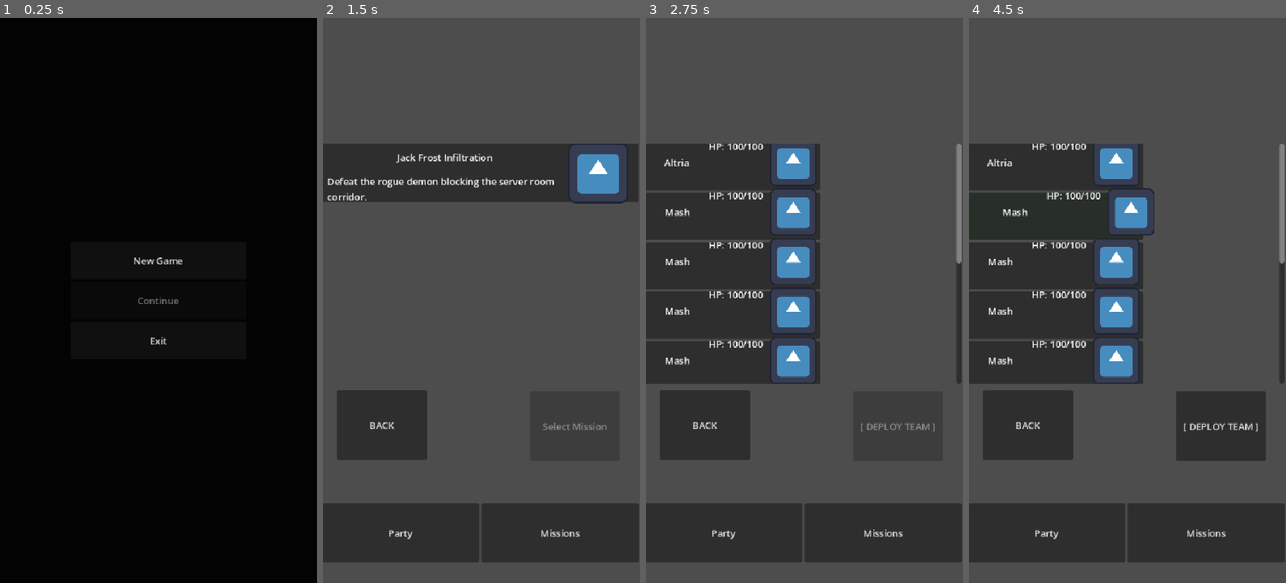
Above: before the commit, frames 1-4 (left to right).
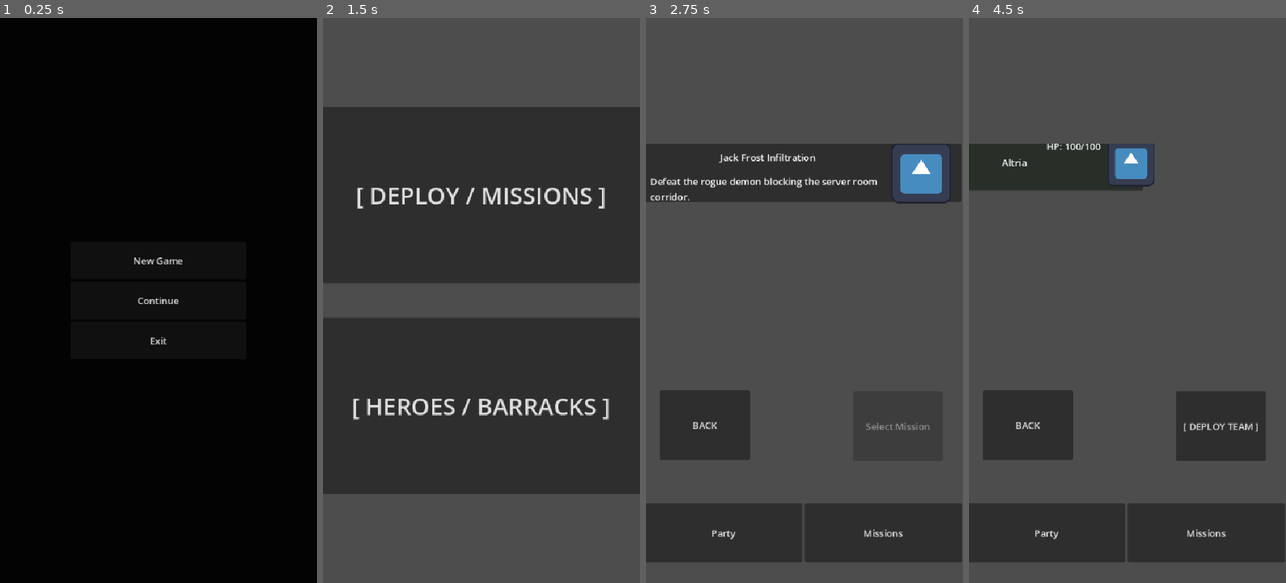
Above: after the commit, the same moments.

Repository: sofia-romao/JRPG-Mobile
Game: Godot game, scene res://scenes/main.tscn
Same seed, same stepped clock (60 frames per second), same inputs: the game is played once before the commit and once after it. The engine's default icon, where the game draws it, is replaced by a stand-in: a white triangle on a blue panel in a dark square.
Inputs (mouse positions are in pixels of both pictures, inside the frame that each line leads up to):
- Up to frame 1 (0.25 s): no input
- Up to frame 2 (1.5 s): click "New Game" at 0.5 s; click (481, 260) at 1.25 s, where only the run after the commit has a clickable "New Game"
- Up to frame 3 (2.75 s): click (801, 170) at 2.02 s
- Up to frame 4 (4.5 s): click (1054, 164) at 2.77 s; click (1054, 164) at 3.52 s; click (1054, 215) at 4.27 s

The runs differ from the first frame. In frame 1, less than 0.1% of the frame differs, in the area x 43-57%, y 49-51%; in frame 2, 59%, in the area x 0-100%, y 15-97%; in frame 3, 22%; in frame 4, 18%.

Commit message:
game juice for combat

Diff:
--- a/fgo-dialogue/combat_manager.gd
+++ b/fgo-dialogue/combat_manager.gd
@@ -6,7 +6,30 @@
 
 # CHECKING_SBA impede que qualquer herói avance ou ataque enquanto processamos mortes
 enum CombatState { INITIALIZING, HERO_TURN, ENEMY_TURN, CHECKING_SBA, VICTORY, DEFEAT }
-
+# --- DEFINIÇÃO DE CORES FORTES POR ELEMENTO (FLASH INTENSO) ---
+const ELEMENT_COLORS = {
+	"PHYSICAL": Color(1.8, 1.8, 1.8, 1.0), # Branco estourado (Brilho HDR)
+	"FIRE": Color(2.5, 0.4, 0.1, 1.0),     # Vermelho brasa incandescente
+	"ICE": Color(0.2, 1.5, 2.5, 1.0),      # Azul glacial brilhante
+	"ELEC": Color(2.5, 2.2, 0.2, 1.0),     # Amarelo relâmpago super forte
+	"HEAL": Color(0.2, 2.5, 0.5, 1.0)      # Verde cura radiante
+}
+# Renomeie a sua constante de cores atual para ENEMY_FLASH_COLORS
+const ENEMY_FLASH_COLORS = {
+	"PHYSICAL": Color(1.8, 1.8, 1.8, 1.0),
+	"FIRE": Color(2.5, 0.4, 0.1, 1.0),
+	"ICE": Color(0.2, 1.5, 2.5, 1.0),
+	"ELEC": Color(2.5, 2.2, 0.2, 1.0),
+	"HEAL": Color(0.2, 2.5, 0.5, 1.0)
+	}
+# Cores transparentes e suaves para o clarão de impacto na TELA INTEIRA (Primeira pessoa)
+const SCREEN_FLASH_COLORS = {
+	"PHYSICAL": Color(1.0, 1.0, 1.0, 0.5), # Clarão Branco translúcido
+	"FIRE": Color(1.0, 0.2, 0.0, 0.4),     # Clarão Avermelhado
+	"ICE": Color(0.0, 0.6, 1.0, 0.4),      # Clarão Azulado
+	"ELEC": Color(1.0, 0.9, 0.0, 0.5),     # Clarão Amarelado
+	"HEAL": Color(0.2, 1.0, 0.4, 0.3)      # Clarão Esverdeado
+}
 @export var damage_popup_scene: PackedScene
 
 # 📦 Arraste o seu 'HeroStatusCard.tscn' aqui pelo painel Inspector!
@@ -19,14 +42,25 @@
 var active_party_ids: Array[String] = []
 var current_hero_index: int = 0
 var input_blocked: bool = false
+# Guarda os tweens de flash ativos indexados pelo ID do herói para evitar duplicidade
+var _active_hero_flash_tweens: Dictionary = {}
+var _visual_area_original_position: Vector2 = Vector2.ZERO
 
 @export_group("Componentes de UI")
 @export var enemy_sprite: TextureRect
 @export var background_texture: TextureRect
 @export var ui_heroes_container: VBoxContainer
 @export var ui_command_buttons: Control
-@export var ui_skill_announcer: Control
 @export var enemy_hp_bar: ProgressBar
+@export var dialogue_label: RichTextLabel
+@export var ui_dialogue_box: PanelContainer
+@export var visual_area_node: Control
+@export var screen_flash_effect: ColorRect
+
+func _ready() -> void:
+	if visual_area_node:
+		_visual_area_original_position = visual_area_node.position
+
 
 ## Injeção de Dependência: A Main vai chamar esta função passando os dados do monstro!
 func initialize_combat(data: CombatData) -> void:
@@ -34,9 +68,6 @@
 	current_state = CombatState.INITIALIZING
 	input_blocked = false
 	current_hero_index = 0
-
-	if ui_skill_announcer:
-		ui_skill_announcer.hide()
 
 	if background_texture and combat_data.background:
 		background_texture.texture = combat_data.background
@@ -50,7 +81,8 @@
 	if enemy_hp_bar:
 		enemy_hp_bar.max_value = spawned_enemy.get_max_hp()
 		enemy_hp_bar.value = spawned_enemy.current_hp
-
+	if ui_dialogue_box:
+		ui_dialogue_box.hide()
 	# 1. Filtra a equipe viva e instancia os nós dos cartões na árvore (PartyContainer)
 	_update_active_party_list()
 
@@ -75,8 +107,9 @@
 
 	_manage_ui_highlight(hero_id)
 	input_blocked = false
-	ui_command_buttons.show_commands_for(hero_id)
-
+
+	# Revela os botões retirando a sobreposição de diálogo
+	_alternar_interface_combate(true, hero_id)
 func _finish_current_hero_turn() -> void:
 	input_blocked = true
 	current_hero_index += 1
@@ -85,8 +118,16 @@
 
 func _start_enemy_turn() -> void:
 	current_state = CombatState.ENEMY_TURN
-	if ui_command_buttons: ui_command_buttons.hide_commands()
-	await get_tree().create_timer(0.4).timeout
+
+	# Ativa a sobreposição imediatamente (não há frames vazios, nada pula!)
+	_alternar_interface_combate(false)
+
+	if ui_dialogue_box:
+		var label = ui_dialogue_box.get_node_or_null("DialogueLabel") as RichTextLabel
+		if label:
+			label.text = "[center]Turno do Inimigo...[/center]"
+
+	await get_tree().create_timer(0.6).timeout
 	_execute_enemy_attack()
 
 func _finish_enemy_turn() -> void:
@@ -110,6 +151,8 @@
 	spawned_enemy.receive_combat_damage(damage_dealt, element)
 	_trigger_enemy_damage_popup(damage_dealt, element)
 
+	_flash_enemy_color(element)
+	_trigger_enemy_shake(10.0)
 	# 2. Roda a State-Based Action para verificar mortes ANTES de avançar o turno
 	_run_state_based_actions()
 
@@ -161,6 +204,8 @@
 	var damage_base: int = int(hero_state.get_attack() * skill.damage_multiplier)
 	spawned_enemy.receive_combat_damage(damage_base, skill.element_type)
 	_trigger_enemy_damage_popup(damage_base, skill.element_type)
+	_flash_enemy_color(skill.element_type)
+	_trigger_enemy_shake(10.0)
 	# 🔊 2. Toca o som de impacto no momento exato do popup de dano
 	if skill.sound_impact:
 		AudioManager.play_sfx(skill.sound_impact)
@@ -221,7 +266,6 @@
 		_run_state_based_actions()
 		return
 
-	# 1. 🎯 Escolhe o herói alvo de forma direta por código (Pula qualquer UI)
 	var random_index: int = randi() % active_party_ids.size()
 	var target_hero_id: String = active_party_ids[random_index]
 	var target_hero = PlayerData.get_hero(target_hero_id)
@@ -230,64 +274,62 @@
 		_finish_enemy_turn()
 		return
 
-	# 2. 🎲 Tabela de Decisão da IA (60% de chance de usar magia se tiver MP, 40% ataque físico)
-	var choice_roll = randf() # Gera um número aleatório entre 0.0 e 1.0
+	var choice_roll = randf()
 	var used_skill: SkillData = null
 
-	# Se o monstro tiver skills na lista e o dado rolar para magia (menor que 0.60)
 	if not spawned_enemy.blueprint.skill_list.is_empty() and choice_roll < 0.60:
 		var random_skill_id = spawned_enemy.blueprint.skill_list.pick_random()
 		var candidate_skill = SkillsDatabase.get_skill(random_skill_id)
-
-		# Checa se o monstro tem MP suficiente para pagar o rito da magia
 		if candidate_skill and spawned_enemy.current_mp >= candidate_skill.mp_cost:
 			used_skill = candidate_skill
 
-	# 3. 🎬 Execução da Ação Escolhida
-		# --- TRECHO DA IA DENTRO DE _execute_enemy_attack ---
+	# Configuração padrão de ataque
+	var damage_base = spawned_enemy.get_attack()
+	var element = "PHYSICAL"
+	var action_name = "Ataque Básico"
+
 	if used_skill != null:
 		spawned_enemy.modify_mp(-used_skill.mp_cost)
-		print("👹 [IA Combat] Jack Frost casts %s!" % used_skill.name)
-		# 🔊 Toca o som de conjuração do inimigo
+		damage_base = int(spawned_enemy.get_attack() * used_skill.damage_multiplier)
+		element = used_skill.element_type
+		action_name = used_skill.name
 		if used_skill.sound_cast:
 			AudioManager.play_sfx(used_skill.sound_cast)
-		# 📺 PISCAR SECO DO SEU LETREIRO (Sem precisar de script no nó!)
-		if ui_skill_announcer:
-			ui_skill_announcer.text = used_skill.name.to_upper() # Injeta "BUFU" ou "AGI"
-
-			# Como o 'Panel' é o pai da Label, pegamos o pai e damos .show() nele!
-			var panel_node = ui_skill_announcer.get_parent() as Control
-			if panel_node: panel_node.show()
-
-			await get_tree().create_timer(0.4).timeout # Espera rapidinho
-
-			if panel_node: panel_node.hide() # Esconde o painel na hora do impacto do dano
-
-		var damage_base = int(spawned_enemy.get_attack() * used_skill.damage_multiplier)
-		target_hero.take_damage_combat(damage_base, used_skill.element_type)
-		_trigger_damage_popup(target_hero_id, damage_base, used_skill.element_type)
-		# 🔊 Toca o som de impacto no herói
-		if used_skill.sound_impact:
-			AudioManager.play_sfx(used_skill.sound_impact)
+
+	# 📢 ANUNCIANTE VISUAL (Injeta o texto na caixa que já está visível)
+	if dialogue_label:
+		dialogue_label.text = "[center]O inimigo usa [b]%s[/b]![/center]" % action_name.to_upper()
+
+	await get_tree().create_timer(0.6).timeout # Tempo para o jogador ler o anúncio
+
+	# Executa o dano real no herói
+	if used_skill != null:
+		target_hero.take_damage_combat(damage_base, element)
 	else:
-		# Ataque físico básico comum se não escolher magia
-		var damage_dealt = spawned_enemy.get_attack()
-		target_hero.take_damage_combat(damage_dealt, "PHYSICAL")
-		_trigger_damage_popup(target_hero_id, damage_dealt, "PHYSICAL")
-	# ---------------------------------------------------
-
-	# 4. 🧼 Atualiza a interface móvel dos heróis e roda a SBA
+		target_hero.take_damage_combat(damage_base, "PHYSICAL")
+
+	_trigger_damage_popup(target_hero_id, damage_base, element)
+
+	# 💥 JUICE VISUAL DE PRIMEIRA PESSOA:
+	_trigger_screen_flash(element)  # Clarão na tela inteira com a cor elemental
+	_trigger_screen_shake(15.0)     # Sacode o VisualArea independentemente
+
+	if used_skill != null and used_skill.sound_impact:
+		AudioManager.play_sfx(used_skill.sound_impact)
+
+	# Atualiza os números textuais da barra dos heróis
 	_update_hero_ui_display(target_hero_id)
 
 	if target_hero.current_hp <= 0:
 		active_party_ids.remove_at(random_index)
 
+	# Aguarda o clarão e o tremor assentarem para o jogador ver o resultado
+	await get_tree().create_timer(1.0).timeout
+
 	_run_state_based_actions()
 
 	if current_state == CombatState.ENEMY_TURN:
 		_finish_enemy_turn()
-
-# --- 🃏 STATE-BASED ACTIONS (ESTILO MTG) ---
 
 func _run_state_based_actions() -> void:
 	# Guarda o estado original para saber se mudou
@@ -309,6 +351,7 @@
 	# Se ninguém morreu, devolve o estado para o fluxo continuar de onde parou
 	current_state = original_state
 
+## Executa o encerramento da cena de forma estrita e isolada
 ## Executa o encerramento da cena de forma estrita e isolada
 func _on_combat_settled(victory: bool) -> void:
 	input_blocked = true
@@ -317,6 +360,11 @@
 
 	AudioManager.stop_bgm(0.4)
 	print("🏁 [SBA System] Combat strictly settled. Victory: ", victory)
+
+	# 💀 SE FOR VITÓRIA: Roda a animação de morte do monstro antes de fechar a tela!
+	if victory and enemy_sprite:
+		await _animate_enemy_defeat()
+
 	combat_finished.emit(victory)
 
 # --- SISTEMAS DE UI ---
@@ -386,3 +434,126 @@
 	tween.tween_property(popup, "global_position:y", popup.global_position.y - 40, 0.6)
 	tween.tween_property(popup, "modulate:a", 0.0, 0.6)
 	tween.chain().tween_callback(popup.queue_free)
+
+# --- FUNÇÕES DE JUICE VISUAL (TWEEN DE CORES) ---
+
+# Faz o sprite do inimigo mudar de cor ao receber dano do jogador
+func _flash_enemy_color(element_type: String) -> void:
+	if not enemy_sprite: return
+	var target_color = ENEMY_FLASH_COLORS.get(element_type, Color(1.5, 1.5, 1.5, 1.0))
+	var tween = create_tween()
+	enemy_sprite.modulate = target_color
+	tween.tween_property(enemy_sprite, "modulate", Color.WHITE, 0.8).set_trans(Tween.TRANS_SINE).set_ease(Tween.EASE_OUT)
+
+# Faz o Card de Status do Herói dar um Flash Intenso ao receber o golpe do monstro
+func _flash_hero_card_color(hero_id: String, element_type: String) -> void:
+	if not ui_heroes_container: return
+	var hero_card = ui_heroes_container.get_node_or_null(hero_id)
+
+	if hero_card:
+		# 1. Resgata a cor original base do herói (SMT Style)
+		var hero_state = PlayerData.get_hero(hero_id)
+		var original_color = Color.WHITE
+		if hero_state and hero_state.blueprint and "theme_color" in hero_state.blueprint:
+			original_color = hero_state.blueprint.theme_color
+
+		# 2. 🛡️ SE JÁ EXISTIR UM TWEEN RODANDO NESSE HERÓI, MATA ELE IMEDIATAMENTE!
+		if _active_hero_flash_tweens.has(hero_id) and _active_hero_flash_tweens[hero_id] is Tween:
+			if _active_hero_flash_tweens[hero_id].is_valid():
+				_active_hero_flash_tweens[hero_id].kill() # Interrompe o processo duplicado
+
+		# 3. Cria o novo gerenciador de interpolação
+		var tween = create_tween()
+		_active_hero_flash_tweens[hero_id] = tween
+
+		# 4. Define a cor estourada do elemento
+		var target_color = ELEMENT_COLORS.get(element_type, Color(1.5, 1.5, 1.5, 1.0))
+
+		# ⚡ FRAME ZERO: Força o card a assumir o brilho elemental puro
+		hero_card.modulate = target_color
+
+		# ⏳ 1 SEGUNDO: Esmaece de volta para a identidade visual exata do personagem
+		tween.tween_property(hero_card, "modulate", original_color, 1.0).set_trans(Tween.TRANS_SINE).set_ease(Tween.EASE_OUT)
+
+		# 🔒 GARANTIA: Remove a referência do dicionário quando a animação concluir com sucesso
+		tween.tween_callback(func():
+			hero_card.modulate = original_color
+			_active_hero_flash_tweens.erase(hero_id)
+		)
+
+## Alterna de forma segura entre a interface do jogador e o anúncio de texto
+func _alternar_interface_combate(mostrar_comandos: bool, hero_id: String = "") -> void:
+	if mostrar_comandos:
+		# Esconde a sobreposição para revelar os botões por baixo
+		if ui_dialogue_box:
+			ui_dialogue_box.hide()
+		if ui_command_buttons:
+			ui_command_buttons.show_commands_for(hero_id)
+	else:
+		# Mostra a caixa de diálogo por cima de tudo, cobrindo os botões e bloqueando cliques
+		if ui_dialogue_box:
+			ui_dialogue_box.show()
+# Faz o monstro piscar intensamente na tela ao tomar um golpe do jogador
+
+# Faz a tela mobile inteira piscar com a cor do elemento do ataque recebido
+func _trigger_screen_flash(element_type: String) -> void:
+	if not screen_flash_effect: return
+	var flash_color = SCREEN_FLASH_COLORS.get(element_type, Color(1, 1, 1, 0.4))
+
+	var tween = create_tween()
+	screen_flash_effect.color = flash_color
+
+	var transparent_color = Color(flash_color.r, flash_color.g, flash_color.b, 0.0)
+	tween.tween_property(screen_flash_effect, "color", transparent_color, 0.8).set_trans(Tween.TRANS_SINE).set_ease(Tween.EASE_OUT)
+
+# Sacode o container de arte visual em primeira pessoa (Monstro + Background)
+func _trigger_screen_shake(intensity: float) -> void:
+	if not visual_area_node: return
+	var original_pos = _visual_area_original_position
+
+	var tween = create_tween().set_loops(4)
+	var offset_1 = Vector2(randf_range(-intensity, intensity), randf_range(-intensity, intensity))
+	var offset_2 = Vector2(randf_range(-intensity, intensity), randf_range(-intensity, intensity))
+
+	tween.tween_property(visual_area_node, "position", original_pos + offset_1, 0.02)
+	tween.tween_property(visual_area_node, "position", original_pos + offset_2, 0.02)
+	tween.chain().tween_property(visual_area_node, "position", original_pos, 0.04)
+
+# Sacode especificamente o sprite do monstro quando ele recebe um golpe do jogador
+func _trigger_enemy_shake(intensity: float) -> void:
+	if not enemy_sprite: return
+
+	# No Godot, para nós de Control dentro de containers, usamos 'position' ou 'offset'
+	# Como o seu EnemySprite é um TextureRect, vamos mexer temporariamente no seu offset de posição
+	var original_pos = enemy_sprite.position
+
+	var tween = create_tween().set_loops(4) # Repete o balanço rápido 4 vezes
+	var offset_1 = Vector2(randf_range(-intensity, intensity), randf_range(-intensity, intensity))
+	var offset_2 = Vector2(randf_range(-intensity, intensity), randf_range(-intensity, intensity))
+
+	tween.tween_property(enemy_sprite, "position", original_pos + offset_1, 0.02)
+	tween.tween_property(enemy_sprite, "position", original_pos + offset_2, 0.02)
+
+	# Garante que o monstro volta exatamente para o seu lugar de origem no layout
+	tween.chain().tween_property(enemy_sprite, "position", original_pos, 0.04)
+## Anima o monstro deslizando para baixo e virando uma silhueta preta ao morrer
+func _animate_enemy_defeat() -> void:
+	if not enemy_sprite: return
+
+	# Cria um Tween paralelo (executa movimento e cor ao mesmo tempo)
+	var tween = create_tween().set_parallel(true)
+
+	# 📐 Calcula o ponto final (a posição atual + a altura dele para sumir da tela)
+	var target_y = enemy_sprite.position.y + enemy_sprite.size.y + 50
+
+	# ⏳ Configura as duas interpolações para durarem 0.6 segundos
+	# Move para baixo suavemente
+	tween.tween_property(enemy_sprite, "position:y", target_y, 0.6)\
+		.set_trans(Tween.TRANS_SINE).set_ease(Tween.EASE_IN)
+
+	# Modula para o preto absoluto (Sombra)
+	tween.tween_property(enemy_sprite, "modulate", Color(0, 0, 0, 1.0), 0.6)\
+		.set_trans(Tween.TRANS_SINE).set_ease(Tween.EASE_OUT)
+
+	# Aguarda o Tween terminar completamente antes de liberar a linha de execução
+	await tween.finished
--- a/fgo-dialogue/command_menu.gd
+++ b/fgo-dialogue/command_menu.gd
@@ -26,6 +26,7 @@
 	mostrar_menu_principal()
 
 func mostrar_menu_principal() -> void:
+	# ✅ ALTERADO: Deixamos o painel visível para segurar o layout do VBoxContainer
 	show()
 	if main_buttons: main_buttons.show()
 	if skills_sub_menu: skills_sub_menu.hide()
@@ -42,7 +43,10 @@
 
 ## Esconde todo o painel de comandos (usado no turno do inimigo)
 func hide_commands() -> void:
-	hide()
+	# 🔒 CORRIGIDO: Removemos o 'hide()' que quebrava o layout mobile!
+	# Como o DialogueBox vai ser desenhado por cima dele (Full Rect),
+	# não precisamos sumir com este nó. Ele fica no fundo sustentando a estrutura.
+	pass
 
 # --- INTERAÇÃO DOS BOTÕES PRINCIPAIS ---
 
@@ -76,7 +80,6 @@
 	# 3. Varre os IDs de texto e gera os botões físicos no contêiner
 	for skill_id in hero_state.get_available_skills():
 		var skill_data: SkillData = SkillsDatabase.get_skill(skill_id)
-
 
 		if skill_data:
 			var button = Button.new()
--- a/fgo-dialogue/game_event.gd
+++ b/fgo-dialogue/game_event.gd
@@ -8,7 +8,8 @@
 	START_COMBAT,
 	COMPLETE_MISSION,
 	MODIFY_ATTRIBUTE,
-	FULL_HEAL
+	FULL_HEAL,
+	UNLOCK_HERO
 }
 
 @export_category("Dialogue Flow")
--- a/fgo-dialogue/main.gd
+++ b/fgo-dialogue/main.gd
@@ -114,6 +114,10 @@
 					hero.total_recovery()
 			else:
 				PlayerData.heal_active_party()
+		GameEvent.ActionType.UNLOCK_HERO:
+			if event.hero_id != "":
+				print("✨ [Main] Narrative trigger: Unlocking hero -> ", event.hero_id)
+				PlayerData.add_hero_to_collection(event.hero_id)
 
 func _on_combat_finished(victory: bool) -> void:
 	print("🏁 Main: Combat finished! Victory: ", victory)
--- a/fgo-dialogue/player_data.gd
+++ b/fgo-dialogue/player_data.gd
@@ -2,6 +2,7 @@
 # 💾 PLAYERDATA - Fonte de Verdade Global do Progresso do Jogador
 @export var available_heroes: Array[HeroData] = []
 const MAX_PARTY_SIZE : int = 3
+const INITIAL_HERO_IDS: Array[String] = ["altria"]
 
 var active_mission_id: String = ""
 var completed_missions: Array[String] = [] # Salva os IDs das missões finalizadas
@@ -45,9 +46,12 @@
 func get_hero(id_hero: String) -> HeroState:
 	return hero_collection.get(id_hero, null)
 func _ready() -> void:
-	_load_heroes_from_folder()
-	# ... seu código de inicialização ou testes ...
+	# --- MODO DE JOGO NORMAL ---
+	_load_initial_heroes()
 
+	# --- MODO DESENVOLVEDOR / TESTES ---
+	# Descomente a linha abaixo e comente a de cima para testar com TODOS os heróis da pasta!
+	# _load_heroes_from_folder()
 func _load_heroes_from_folder() -> void:
 	var caminho_pasta = "res://resources/heroes/"
 	var dir = DirAccess.open(caminho_pasta)
@@ -83,3 +87,40 @@
 		dir.list_dir_end()
 	else:
 		push_error("PlayerData: Não foi possível acessar a pasta de heróis em: " + caminho_pasta)
+# No seu PlayerData.gd
+
+## Adiciona um herói novo à coleção do jogador usando a ID dele
+func add_hero_to_collection(hero_id: String) -> void:
+	# Evita duplicar se o jogador já tiver o herói
+	if hero_collection.has(hero_id):
+		print("⚠️ [PlayerData] Hero already unlocked: ", hero_id)
+		return
+
+	# Monta o caminho do arquivo do herói dinamicamente
+	var path = "res://resources/heroes/" + hero_id + ".tres"
+
+	# Na Web/Mobile, o arquivo real pode estar com o sufixo .remap se for verificado em disco,
+	# mas o 'load()' do Godot aceita o caminho original '.tres' perfeitamente em runtime!
+	if ResourceLoader.exists(path) or ResourceLoader.exists(path + ".remap"):
+		var data = load(path) as HeroData
+		if data:
+			var new_state = HeroState.new()
+			new_state.blueprint = data
+			new_state.current_exp = 0
+			new_state.full_heal()
+
+			hero_collection[hero_id] = new_state
+			print("🏅 [PlayerData] NEW HERO UNLOCKED: ", data.character_name)
+
+			# 💾 Salva o jogo na hora para o jogador não perder o herói novo!
+			if SaveManager.has_method("save_game"):
+				SaveManager.save_game()
+	else:
+		push_error("[PlayerData] Failed to find hero resource file at: " + path)
+func _load_initial_heroes() -> void:
+	hero_collection.clear()
+
+	print("🛡️ [PlayerData] Initializing core starting roster...")
+	for hero_id in INITIAL_HERO_IDS:
+		# Chama a função de adicionar que criamos anteriormente!
+		add_hero_to_collection(hero_id)
--- a/fgo-dialogue/scenes/combat_manager.tscn
+++ b/fgo-dialogue/scenes/combat_manager.tscn
@@ -6,7 +6,7 @@
 [ext_resource type="Script" uid="uid://2qf1pi0robua" path="res://command_menu.gd" id="3_iekp2"]
 [ext_resource type="PackedScene" uid="uid://dtka1msgfngt8" path="res://scenes/hero_status_card.tscn" id="4_iekp2"]
 
-[node name="CombatManager" type="Node" unique_id=1214775926 node_paths=PackedStringArray("enemy_sprite", "background_texture", "ui_heroes_container", "ui_command_buttons", "ui_skill_announcer", "enemy_hp_bar")]
+[node name="CombatManager" type="Node" unique_id=1214775926 node_paths=PackedStringArray("enemy_sprite", "background_texture", "ui_heroes_container", "ui_command_buttons", "enemy_hp_bar", "dialogue_label", "ui_dialogue_box", "visual_area_node", "screen_flash_effect")]
 script = ExtResource("1_w318q")
 damage_popup_scene = ExtResource("2_iekp2")
 hero_status_card_prefab = ExtResource("4_iekp2")
@@ -14,8 +14,11 @@
 background_texture = NodePath("VisualArea/BackgroundTexture")
 ui_heroes_container = NodePath("UIArea/MainMobileLayout/PartyPanel/PartyContainer")
 ui_command_buttons = NodePath("UIArea/MainMobileLayout/CommandMenu")
-ui_skill_announcer = NodePath("")
 enemy_hp_bar = NodePath("VisualArea/EnemySprite/EnemyHPBar")
+dialogue_label = NodePath("UIArea/MainMobileLayout/CommandMenu/DialogueBox/DialogueLabel")
+ui_dialogue_box = NodePath("UIArea/MainMobileLayout/CommandMenu/DialogueBox")
+visual_area_node = NodePath("VisualArea")
+screen_flash_effect = NodePath("UIArea/ScreenFlashEffect")
 
 [node name="AudioStreamPlayer" type="AudioStreamPlayer" parent="." unique_id=1230456112]
 
@@ -79,12 +82,6 @@
 layout_mode = 2
 size_flags_vertical = 3
 
-[node name="DialogueBox" type="PanelContainer" parent="UIArea/MainMobileLayout" unique_id=1263481209]
-layout_mode = 2
-
-[node name="DialogueLabel" type="RichTextLabel" parent="UIArea/MainMobileLayout/DialogueBox" unique_id=1767918853]
-layout_mode = 2
-
 [node name="PartyPanel" type="PanelContainer" parent="UIArea/MainMobileLayout" unique_id=97544341]
 custom_minimum_size = Vector2(0, 200)
 layout_mode = 2
@@ -117,18 +114,6 @@
 layout_mode = 2
 text = "Skill"
 
-[node name="ItemsButton" type="Button" parent="UIArea/MainMobileLayout/CommandMenu/MenuContexts/MainButtons" unique_id=497166516]
-custom_minimum_size = Vector2(200, 100)
-layout_mode = 2
-text = "Item
-"
-
-[node name="RunButton" type="Button" parent="UIArea/MainMobileLayout/CommandMenu/MenuContexts/MainButtons" unique_id=828077455]
-custom_minimum_size = Vector2(50, 50)
-layout_mode = 2
-text = "Fuga
-"
-
 [node name="SkillsSubMenu" type="ScrollContainer" parent="UIArea/MainMobileLayout/CommandMenu/MenuContexts" unique_id=1869167631]
 custom_minimum_size = Vector2(80, 80)
 layout_mode = 2
@@ -143,6 +128,28 @@
 layout_mode = 2
 
 [node name="ItemsList" type="VBoxContainer" parent="UIArea/MainMobileLayout/CommandMenu/MenuContexts/ItemsSubMenu" unique_id=696869270]
+custom_minimum_size = Vector2(0, 200)
 layout_mode = 2
 size_flags_horizontal = 3
 size_flags_vertical = 3
+
+[node name="DialogueBox" type="PanelContainer" parent="UIArea/MainMobileLayout/CommandMenu" unique_id=1263481209]
+custom_minimum_size = Vector2(0, 200)
+layout_mode = 2
+
+[node name="ColorRect" type="ColorRect" parent="UIArea/MainMobileLayout/CommandMenu/DialogueBox" unique_id=1493915956]
+layout_mode = 2
+color = Color(0.011764706, 0.011764706, 0.011764706, 1)
+
+[node name="DialogueLabel" type="RichTextLabel" parent="UIArea/MainMobileLayout/CommandMenu/DialogueBox" unique_id=1767918853]
+layout_mode = 2
+bbcode_enabled = true
+
+[node name="ScreenFlashEffect" type="ColorRect" parent="UIArea" unique_id=35238050]
+anchors_preset = 15
+anchor_right = 1.0
+anchor_bottom = 1.0
+grow_horizontal = 2
+grow_vertical = 2
+mouse_filter = 2
+color = Color(1, 1, 1, 0)
